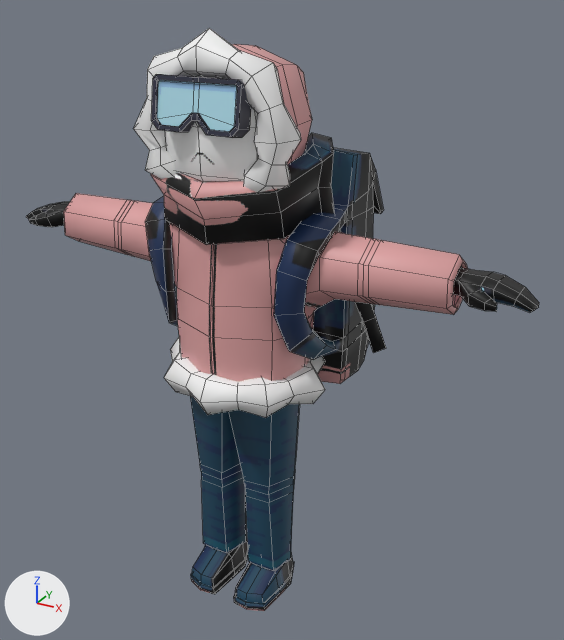
Before and after pictures for a commit that changed the Blender file blender/hiker.blend.
The view is the same before and after, from a 50 mm lens placed at (1.016, -1.657, 1.689), pointed at (0.039, 0.12, 0.801). The lights are fixed; the arrows at lower left show +X, +Y and +Z. Mesh edges are drawn as thin lines.

The older version as bpy lines, for what is in view:
```python
ob_cube = bpy.data.objects.new('Cube', me_cube_001)
ob_cube.location = (0.0, 0.0, -0.032)
ob_cube_001 = bpy.data.objects.new('Cube.001', me_cube_004)
ob_cube_001.location = (0.0, 0.0, 0.0)
ob_cube_002 = bpy.data.objects.new('Cube.002', me_cube_003)
ob_cube_002.location = (0.0, -0.162, 1.42)
ob_cube_003 = bpy.data.objects.new('Cube.003', me_cube_005)
ob_cube_003.location = (0.0, 0.0, 0.0)
ob_cube_004 = bpy.data.objects.new('Cube.004', me_cube_006)
ob_cube_004.location = (0.0, 0.0, 0.0)
ob_cube_005 = bpy.data.objects.new('Cube.005', me_cube)
ob_cube_005.location = (0.0, 0.0, 0.0)
ob_cube_006 = bpy.data.objects.new('Cube.006', me_cube_002)
ob_cube_006.location = (0.0, 0.291, 0.931)
ob_torus_001 = bpy.data.objects.new('Torus.001', me_torus_001)
ob_torus_001.location = (0.0, -0.02, 1.21)
ob_torus_001.rotation_euler = (0.116, 0.0, 0.0)  # degrees (6.6, 0, 0)
ob_torus_001.scale = (0.339, 0.339, 0.339)
ob_torus_002 = bpy.data.objects.new('Torus.002', me_torus_002)
ob_torus_002.location = (0.0, 0.0, 0.0)
```
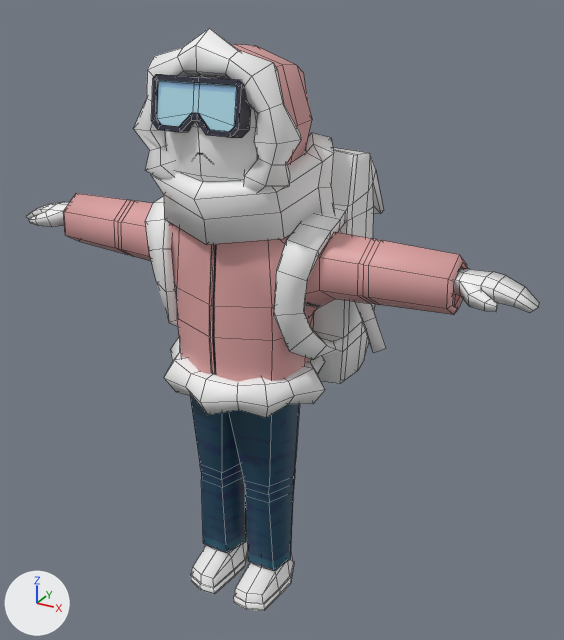
What differs and where, as boxes [x1, y1, x2, y2] in the pictures (564 x 640 px):
'Cube.006', surface changed, recoloured
    both: [145, 148, 384, 384]
'Cube.004', surface changed
    both: [203, 527, 291, 571]
'Torus.001', surface changed
    both: [151, 133, 386, 353]
'Face', now drawn
    after: [165, 76, 258, 182]
'Cube.003', surface changed
    both: [190, 536, 294, 611]
'Cube.005', surface changed (black to white)
    both: [26, 201, 539, 313]
part 4 of me_cube_002, surface changed (blue to grey)
    both: [145, 148, 381, 316]
part 5 of me_cube_002, recoloured
    both: [156, 150, 384, 384]
part 6 of me_cube_002, recoloured (blue to grey)
    both: [176, 151, 353, 360]
part 7 of me_cube_002, recoloured
    both: [313, 221, 347, 384]

The change in detail:
Picture 'hiker_tex' (img_hiker_tex) is now built by load_image('hiker_tex', '_unpacked/hiker_tex.png', 256, 256, 'sRGB') instead of load_image('hiker_tex', 'hiker_tex.png', 256, 256, 'sRGB').
me_torus_001 has 73 vertices, 71 faces and spans x -0.6..1.06, y -0.59..0.66, z -1.36..0.32.
me_torus_001 is used by ob_torus_001; location (0.0, -0.02, 1.21); rotation (0.116, 0.0, 0.0), in degrees (6.6, 0, 0); scale (0.339, 0.339, 0.339).
me_torus_001 part 1: texture (UV) coordinates of 71 of 71 faces, centred in x -0.55..0.97, y -0.44..0.56, z -1.32..0.28, changed; they spanned u 0.0..1.0, v 0.0..0.89 and now span u 0.15..0.17, v 0.75..0.78.
me_cube_005 has 126 vertices, 120 faces and spans x -0.143..0.143, y -0.172..0.055, z 0.0..0.138.
me_cube_005 is used by ob_cube_003; location (0.0, 0.0, 0.0).
me_cube_005 part 2: texture (UV) coordinates of 120 of 120 faces, centred in x -0.141..0.141, y -0.168..0.051, z 0.0..0.116, changed; they spanned u 0.12..0.63, v 0.0..1.0 and now span u 0.15..0.18, v 0.76..0.78.
me_cube has 96 vertices, 88 faces and spans x -0.75..0.75, y -0.095..0.039, z 1.023..1.084.
me_cube is used by ob_cube_005; location (0.0, 0.0, 0.0).
me_cube part 3: texture (UV) coordinates of 88 of 88 faces, centred in x -0.742..0.742, y -0.091..0.037, z 1.029..1.08, changed; they spanned u 0.12..0.89, v 0.0..1.0 and now span u 0.14..0.17, v 0.76..0.78.
me_cube_002 has 206 vertices, 212 faces and spans x -0.261..0.261, y -0.434..0.138, z -0.327..0.353.
me_cube_002 is used by ob_cube_006; location (0.0, 0.291, 0.931).
me_cube_002 part 4: texture (UV) coordinates of 212 of 212 faces, centred in x -0.257..0.257, y -0.419..0.131, z -0.324..0.351, changed; they spanned u 0.25..0.75, v 0.38..0.88 and now span u 0.15..0.18, v 0.76..0.78.
me_cube_002 part 5: 96 faces centred in x -0.257..0.257, y -0.419..0.081, z -0.251..0.351 are repainted in the vertex colours; the middle colour goes from white #ffffff to white #ebebeb.
me_cube_002 part 6: 50 faces centred in x -0.214..0.214, y -0.391..0.088, z -0.324..0.287 are repainted in the vertex colours; the middle colour goes from white #ffffff to light grey #c7c7c7.
me_cube_002 part 7: 16 faces centred in x -0.167..0.167, y -0.157..-0.154, z -0.253..0.201 are repainted in the vertex colours; the middle colour goes from white #ffffff to grey #a5a5a5.
